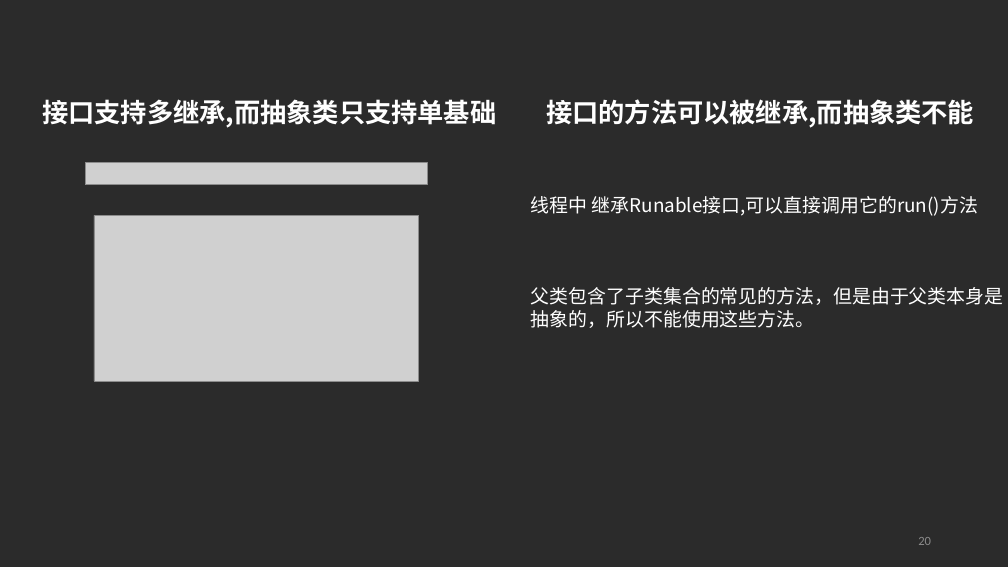
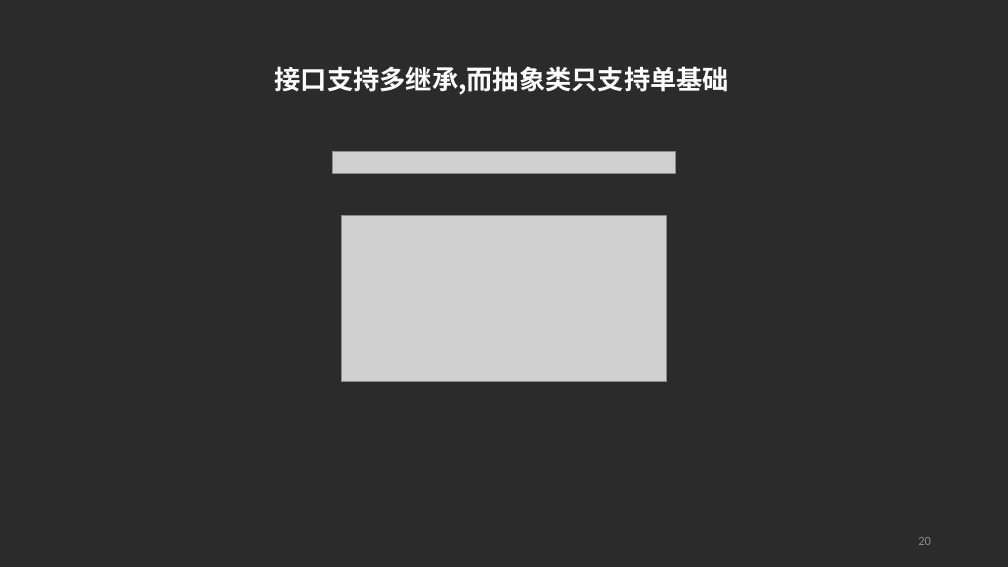
Before and after one commit to SoftwareRequirtmentsG02/Document, a slide deck: slide 20 of PPT/UML/UML基础I.pptx. Drawn at 1008x567 pixels with LibreOffice and Linux fonts; fonts in the diff are those of the drawing; grey boxes stand for pictures; background and template pictures are left out; a plain dark background stands for a picture behind light text. Boxes give left, top, right and bottom in pixels: in the first picture for what was removed or moved away, otherwise in the second. Text is boxed around its words. In the diff, an @@ line names an element or a change of style, - is before the commit and + after.

```diff
--- a/PPT/UML/UML基础I.pptx
+++ b/PPT/UML/UML基础I.pptx
@@ text "接口支持多继承,而抽象类只支持单基础": place and size @@
-text "接口支持多继承,而抽象类只支持单基础" at <box>42,99,496,128</box>
+text "接口支持多继承,而抽象类只支持单基础" at <box>275,66,729,95</box>
@@ text removed at <box>546,99,974,128</box> @@
-接口的方法可以被继承,而抽象类不能
@@ picture: place and size @@
-picture at <box>85,163,427,185</box>
+picture at <box>333,152,675,174</box>
@@ text removed at <box>531,196,1003,328</box> @@
-线程中 继承Runable接口,可以直接调用它的run()方法
-父类包含了子类集合的常见的方法，但是由于父类本身是抽象的，所以不能使用这些方法。
@@ picture: place and size @@
-picture at <box>94,216,418,381</box>
+picture at <box>342,216,666,381</box>
```
Also in this commit, not shown: 2 other files.
